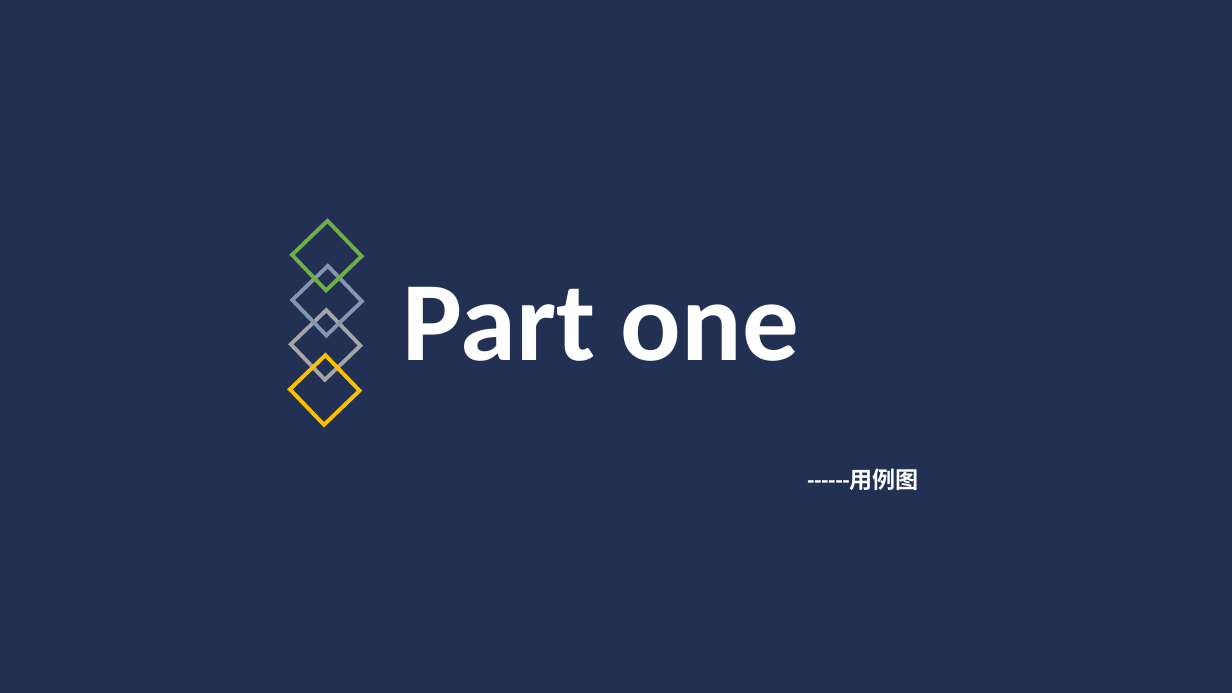
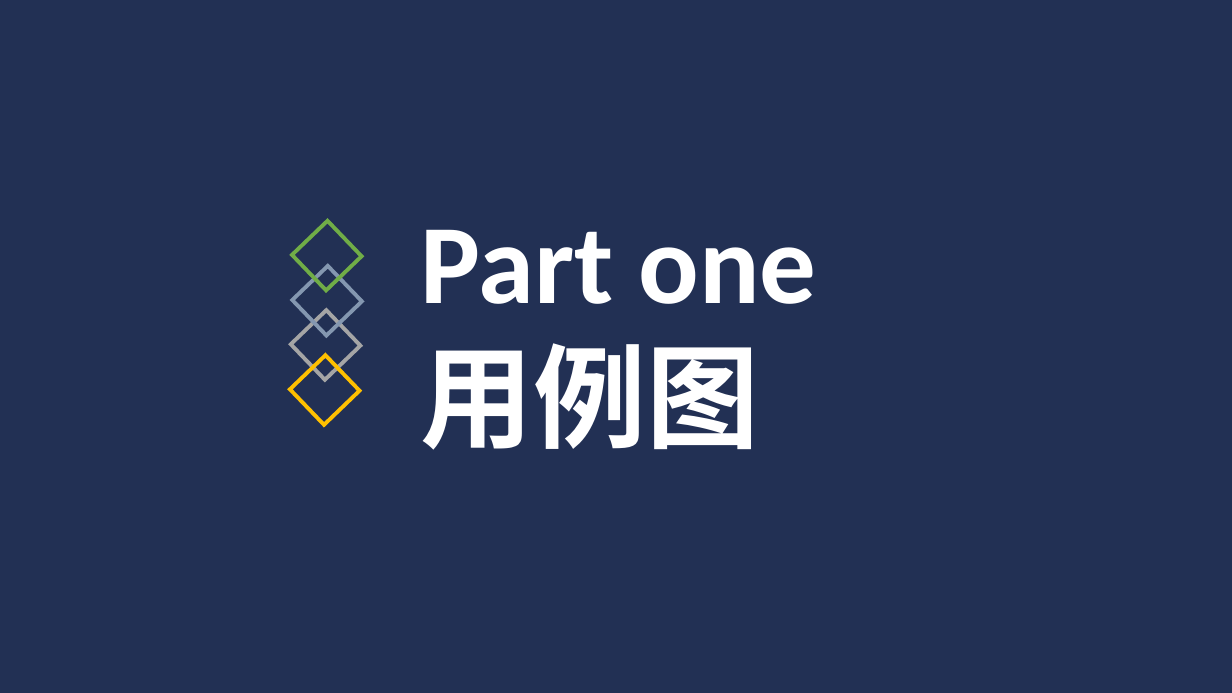
Before and after one commit to Glossy/WebEngineering, a slide deck: slide 2 of docs/应用建模.pptx. Drawn at 1232x693 pixels with LibreOffice and Linux fonts; fonts in the diff are those of the drawing. Boxes give left, top, right and bottom in pixels: in the first picture for what was removed or moved away, otherwise in the second. Text is boxed around its words. In the diff, an @@ line names an element or a change of style, - is before the commit and + after.

```diff
--- a/docs/应用建模.pptx
+++ b/docs/应用建模.pptx
@@ text "Part one": place and size @@
-text "Part one" at (403, 286, 799, 361)
+text "Part one" at (421, 229, 817, 450)
@@ text at (421, 343, 760, 450): paragraph added @@
+用例图
@@ text removed at (807, 469, 919, 490) @@
-------用例图
```
Also in this commit, not shown: 4 other slides changed.
